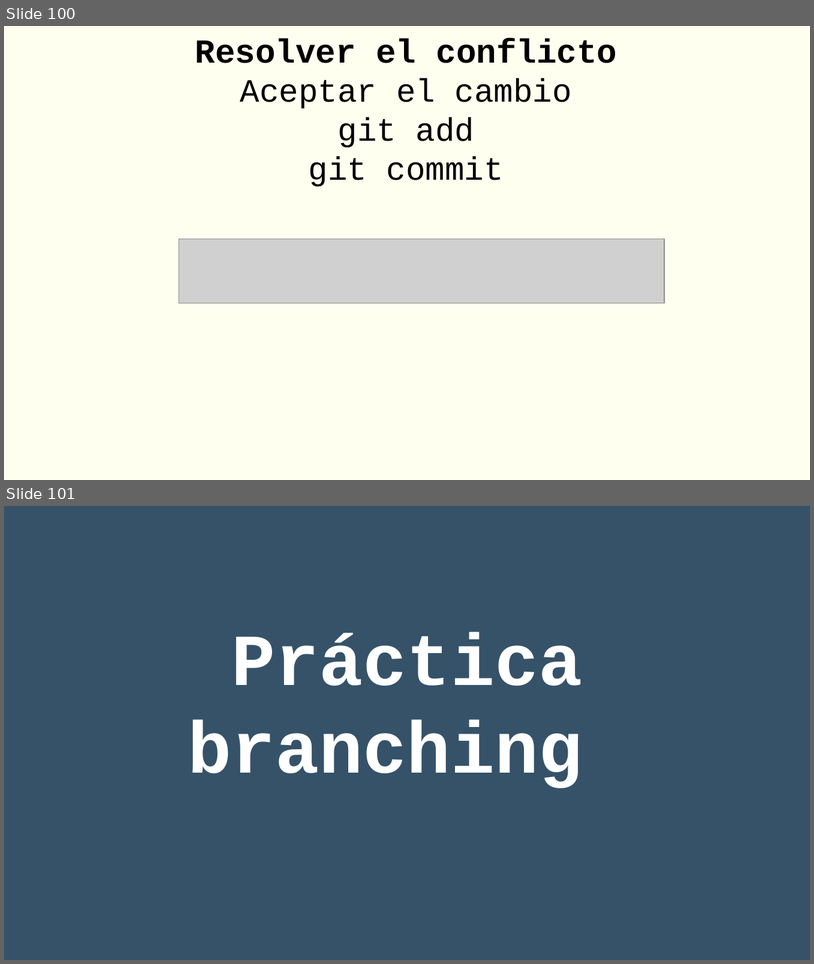
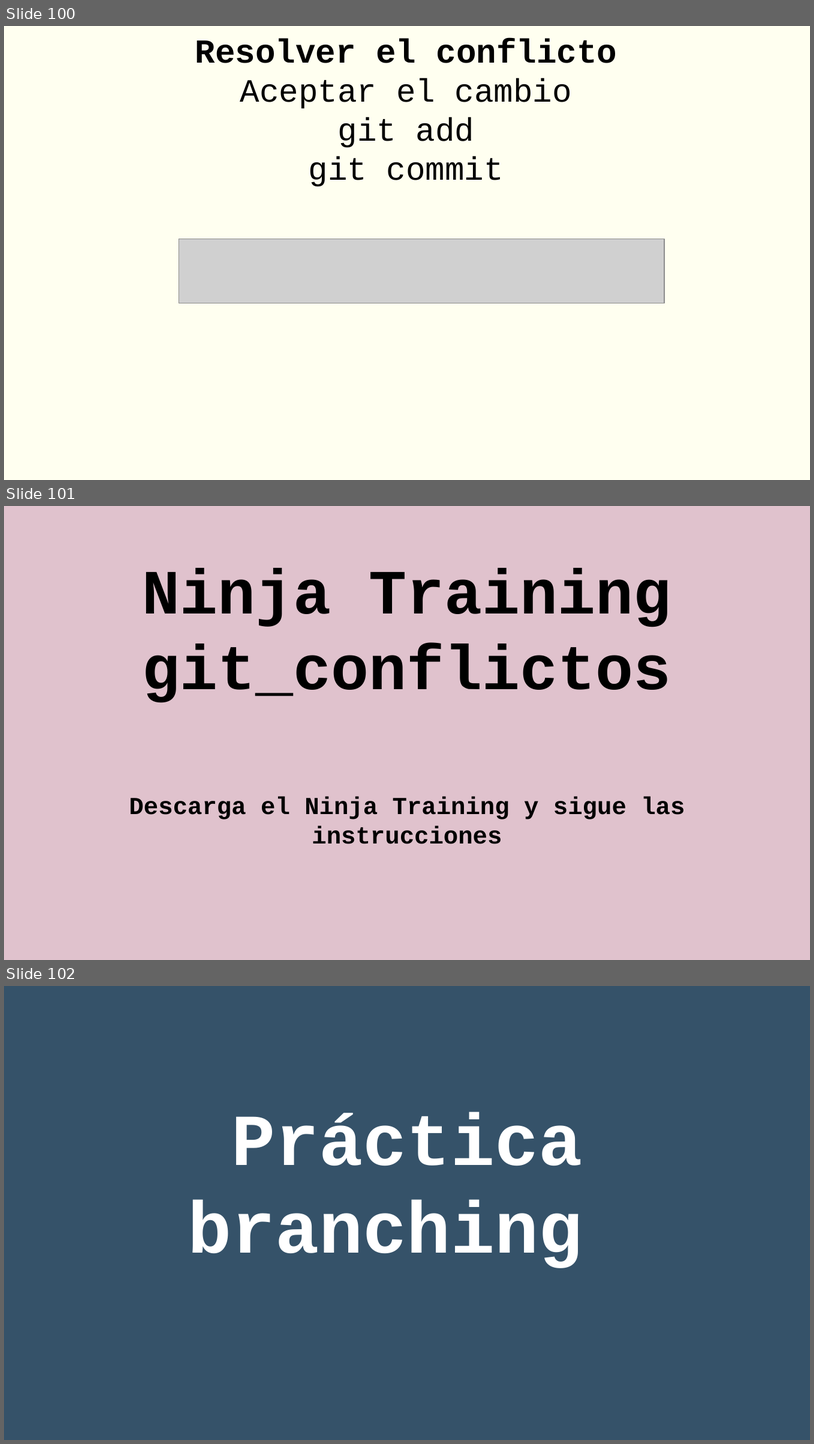
Before and after one commit to rgmf/eed2425, a slide deck: ut/02_control_de_versiones/presentacion/02_git_local.odp. Shown one above the other, each under a label of ours: slides 100 and 101 before the commit, slides 100, 101 and 102 after it. The pictures are 814x964 and 814x1444 pixels, drawn with LibreOffice and Linux fonts; fonts in the diff are those of the drawing; grey boxes stand for pictures. Boxes give left, top, right and bottom in pixels: in the first picture for what was removed or moved away, otherwise in the second. Text is boxed around its words. In the diff, an @@ line names an element or a change of style, - is before the commit and + after.

```diff
--- a/ut/02_control_de_versiones/presentacion/02_git_local.odp
+++ b/ut/02_control_de_versiones/presentacion/02_git_local.odp
@@ slide 101 added at (x1=4, y1=506, x2=810, y2=960), background #E0C2CD @@
@@ text added at (x1=129, y1=568, x2=685, y2=844), 24 pt, text #000000, bold @@
+Ninja Training
+git_conflictos
+Descarga el Ninja Training y sigue las instrucciones
@@ what was slide 101 is now slide 102 @@
```
Also in this commit, not shown: 1 slide changed, 7 other slides added, 3 other files.
